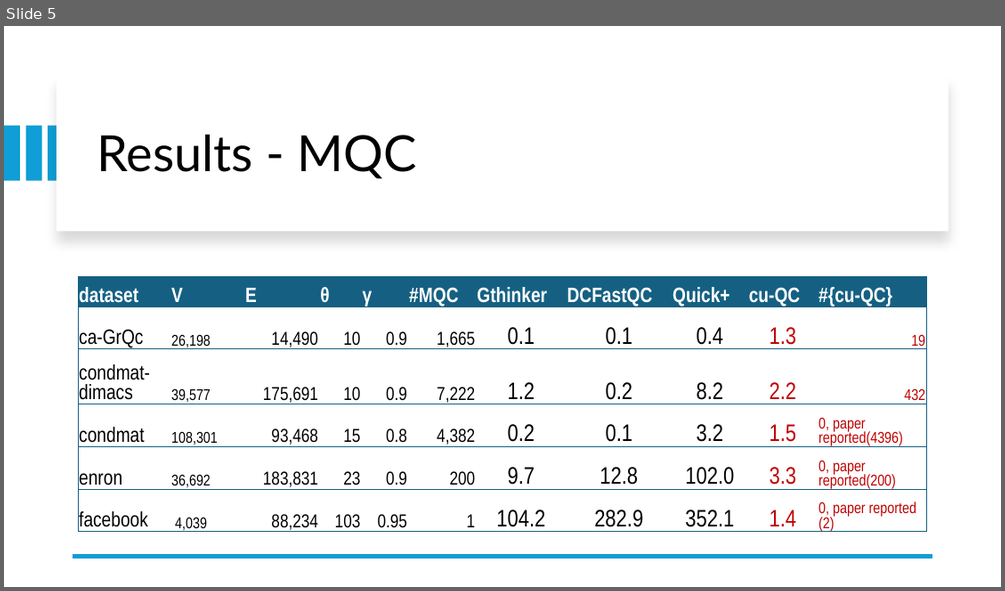
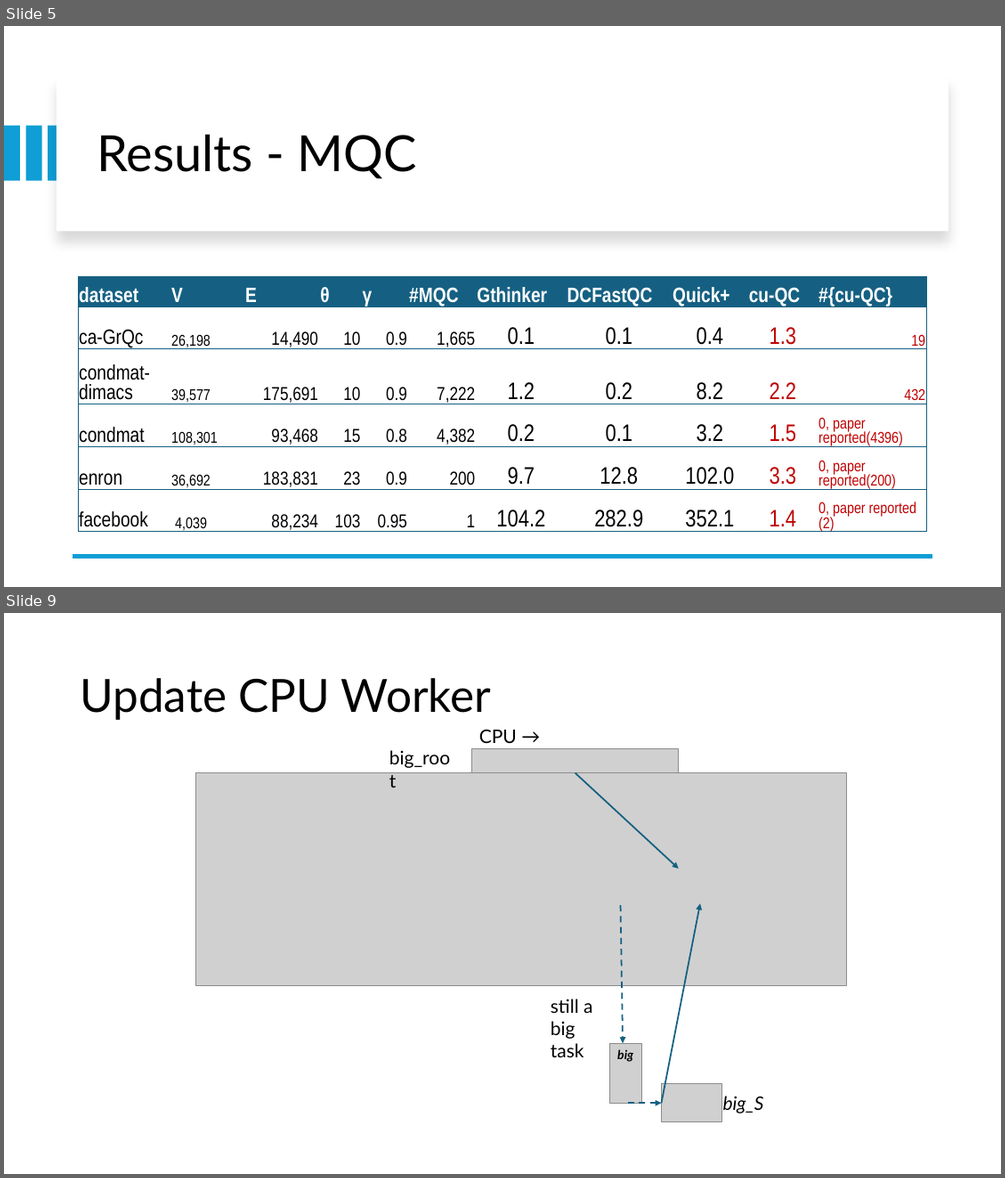
Before and after one commit to akhlaqueak/G-ThinkerCG, a slide deck: revision.pptx. Shown one above the other, each under a label of ours: slide 5 before the commit, slides 5 and 9 after it; the slides between them are not shown. The pictures are 1005x591 and 1005x1178 pixels, drawn with LibreOffice and Linux fonts; fonts in the diff are those of the drawing; grey boxes stand for pictures. Boxes give left, top, right and bottom in pixels: in the first picture for what was removed or moved away, otherwise in the second. Text is boxed around its words. In the diff, an @@ line names an element or a change of style, - is before the commit and + after.

```diff
--- a/revision.pptx
+++ b/revision.pptx
@@ slide 9 added at bbox=[4, 613, 1001, 1174], background #FFFFFF @@
@@ title added at bbox=[80, 678, 492, 720], 44 pt, text #000000 @@
+Update CPU Worker
@@ text added at bbox=[479, 729, 517, 743], 18 pt, text #000000 @@
+CPU →
@@ text added at bbox=[389, 750, 450, 768], 18 pt, text #000000 @@
+big_root
@@ picture added at bbox=[472, 749, 679, 773] @@
@@ picture added at bbox=[196, 773, 846, 986] @@
@@ arrow added from (575, 773) to (679, 868), #156082 1.5 pt @@
@@ arrow added from (621, 906) to (623, 1043), #156082 1.5 pt dashed @@
@@ arrow added from (662, 1103) to (700, 904), #156082 1.5 pt @@
@@ text added at bbox=[550, 998, 592, 1057], 18 pt, text #000000 @@
+still a
+big task
@@ picture added at bbox=[610, 1043, 643, 1103] @@
@@ text added at bbox=[617, 1049, 633, 1062], 12 pt, text #000000, bold, italic @@
+big
@@ picture added at bbox=[662, 1084, 722, 1122] @@
@@ arrow added from (629, 1103) to (662, 1103), #156082 1.5 pt dashed @@
@@ text added at bbox=[723, 1095, 764, 1113], 18 pt, text #000000, italic @@
+big_S
```
Also in this commit, not shown: 7 other slides added, 1 slide removed, 31 other files.
